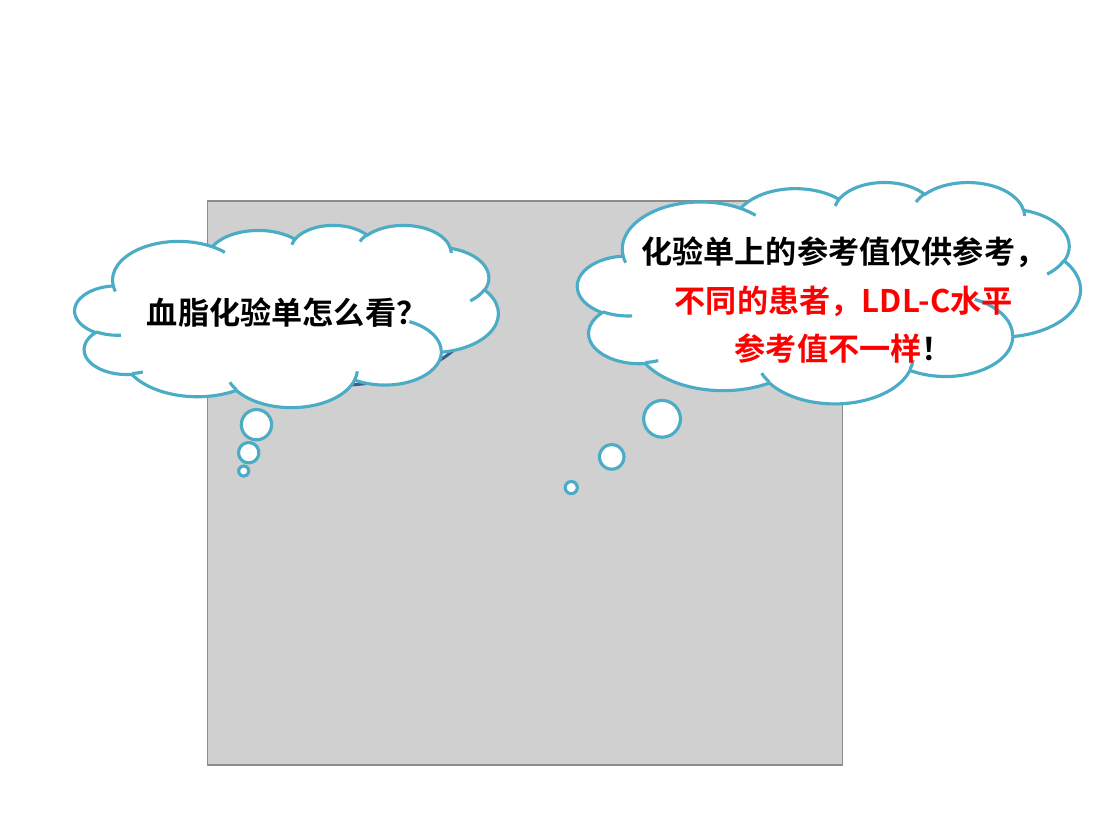
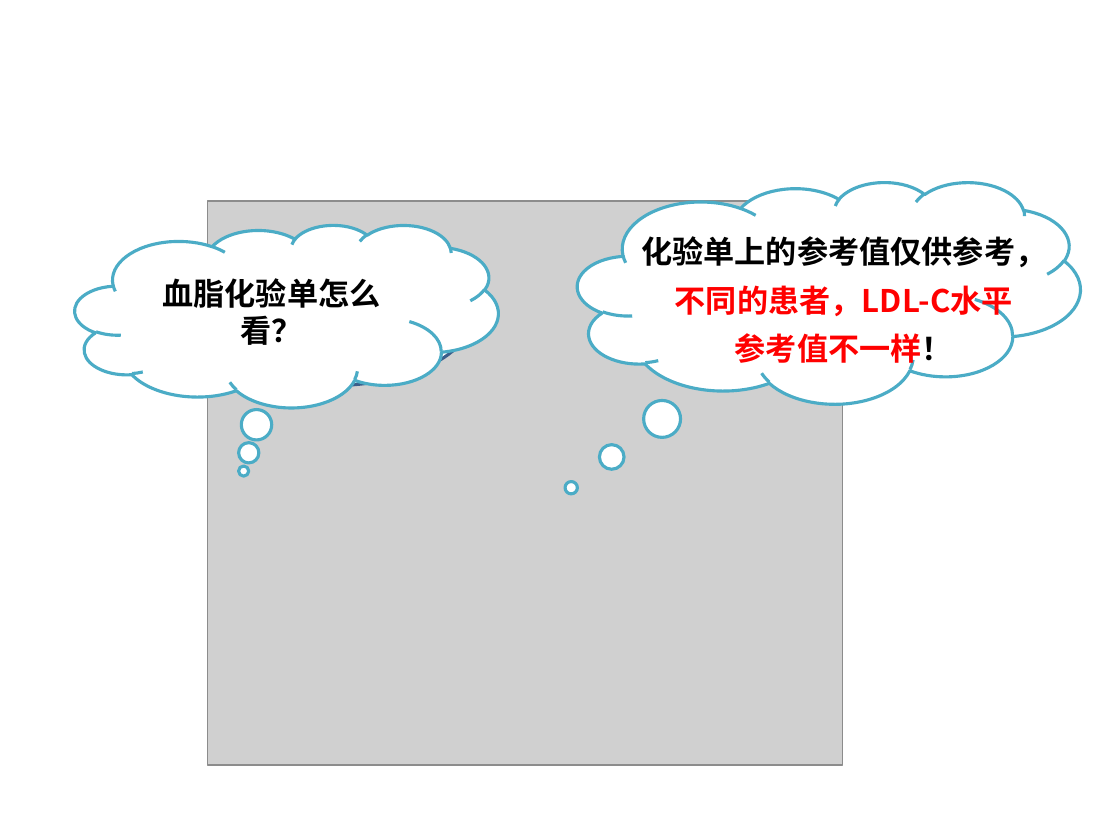
Before and after one commit to 25mi/Public-Share-Resoures, a slide deck: slide 16 of feedback/2.如何看懂血脂化验单.pptx. Drawn at 1120x840 pixels with LibreOffice and Linux fonts; fonts in the diff are those of the drawing; grey boxes stand for pictures; background and template pictures are left out. Boxes give left, top, right and bottom in pixels: in the first picture for what was removed or moved away, otherwise in the second. Text is boxed around its words. In the diff, an @@ line names an element or a change of style, - is before the commit and + after.

```diff
--- a/feedback/2.如何看懂血脂化验单.pptx
+++ b/feedback/2.如何看懂血脂化验单.pptx
@@ freeform shape added at (75,225,498,408), fill #FFFFFF, outline #4BACC6 2 pt @@
@@ freeform shape added at (96,235,485,390), outline #4BACC6 2 pt @@
@@ ellipse removed at (189,246,472,386) @@
@@ freeform shape added at (189,246,472,386), fill #FFFFFF, outline #3A5E8A 2 pt @@
@@ text "血脂化验单怎么看？": place and size @@
-text "血脂化验单怎么看？" at (75,225,498,408)
+text "血脂化验单怎么看？" at (162,278,380,345)
@@ text "血脂化验单怎么看？" at (162,278,380,345): fill #FFFFFF to none; outline #4BACC6 2 pt to none @@
```
Also in this commit, not shown: 20 other slides changed, 10 other files.
